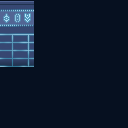
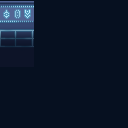
Two versions of the same layered image (128x128). Layer-by-layer changes:
added layer "Layer 14" (multiply, 80%) above "Layer 12" over [0,26,34,67]
painted on "Layer 12" over [0,3,34,67]
